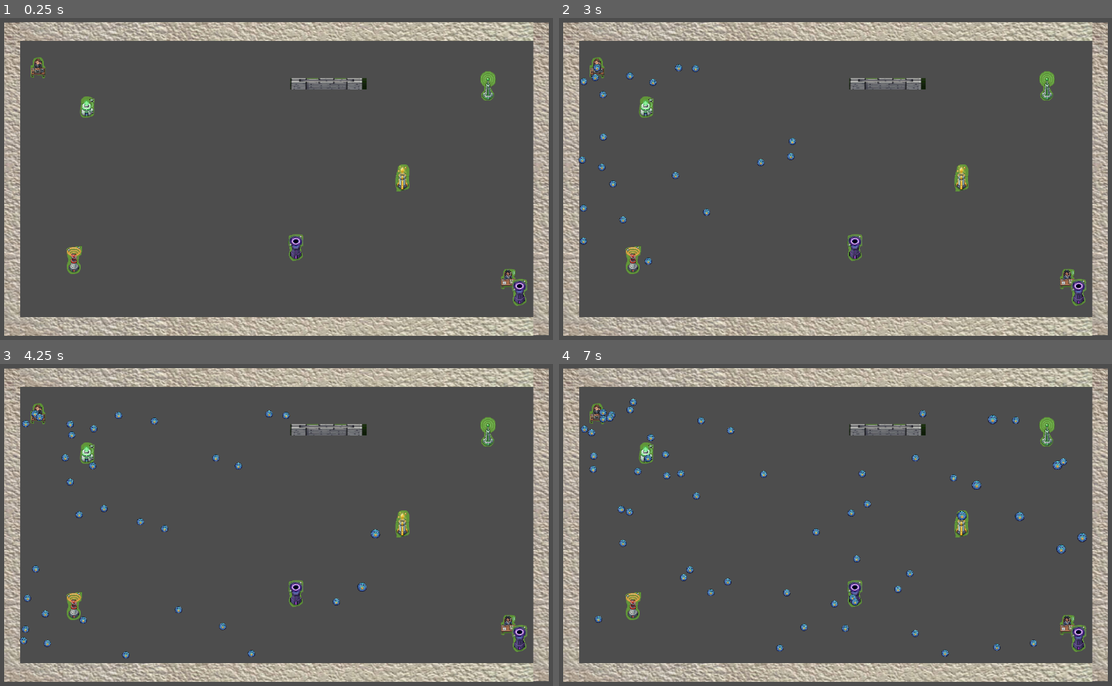
Above: before the commit, frames 1-4 (two rows, left to right).
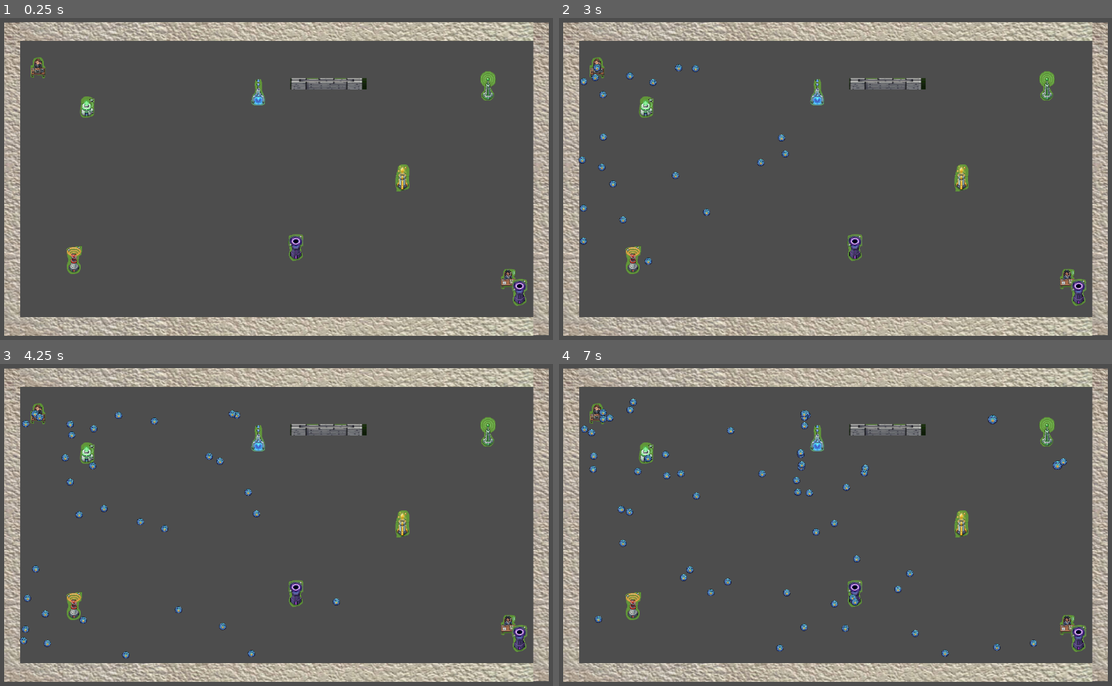
Above: after the commit, the same moments.

Repository: ryupold/ld59
Game: Godot game, scene res://scenes/test_sender.tscn
Two runs of this game, one before a commit and one after it. Both use one fixed random seed, a clock stepped at 60 frames per second and the inputs below.
Inputs:
- Up to frame 1 (0.25 s): no input
- Up to frame 2 (3 s): tap Enter at 0.5 s
- Up to frame 3 (4.25 s): no input
- Up to frame 4 (7 s): no input

The runs differ from the first frame. In frame 1, 0.1% of the frame differs, in the area x 45-48%, y 18-28%; in frame 2, 0.2%; in frame 3, 0.4%; in frame 4, 0.9%, in the area x 8-96%, y 14-60%.

Commit message:
Add Slow Tower to test Scene

Diff:
--- a/ld59-game/scenes/test_sender.tscn
+++ b/ld59-game/scenes/test_sender.tscn
@@ -9,6 +9,7 @@
 [ext_resource type="PackedScene" uid="uid://ck4loryblva0u" path="res://entities/towers/payload/payload_tower.tscn" id="6_vvhqw"]
 [ext_resource type="PackedScene" uid="uid://b51vbaiptx4g7" path="res://entities/towers/relay/relay_tower.tscn" id="7_6djag"]
 [ext_resource type="PackedScene" uid="uid://brtqthc0p3i8m" path="res://entities/towers/speed/speed_tower.tscn" id="8_p2e67"]
+[ext_resource type="PackedScene" uid="uid://cv0dyuglhhbwd" path="res://entities/towers/slow/slow_tower.tscn" id="10_7aqdj"]
 
 [node name="TestSender" type="Node2D" unique_id=324347188]
 
@@ -47,3 +48,6 @@
 
 [node name="WallTower" parent="." unique_id=1813750863 instance=ExtResource("5_nivf7")]
 position = Vector2(2706, 533)
+
+[node name="SlowTower" parent="." unique_id=1106743518 instance=ExtResource("10_7aqdj")]
+position = Vector2(2119, 606)
